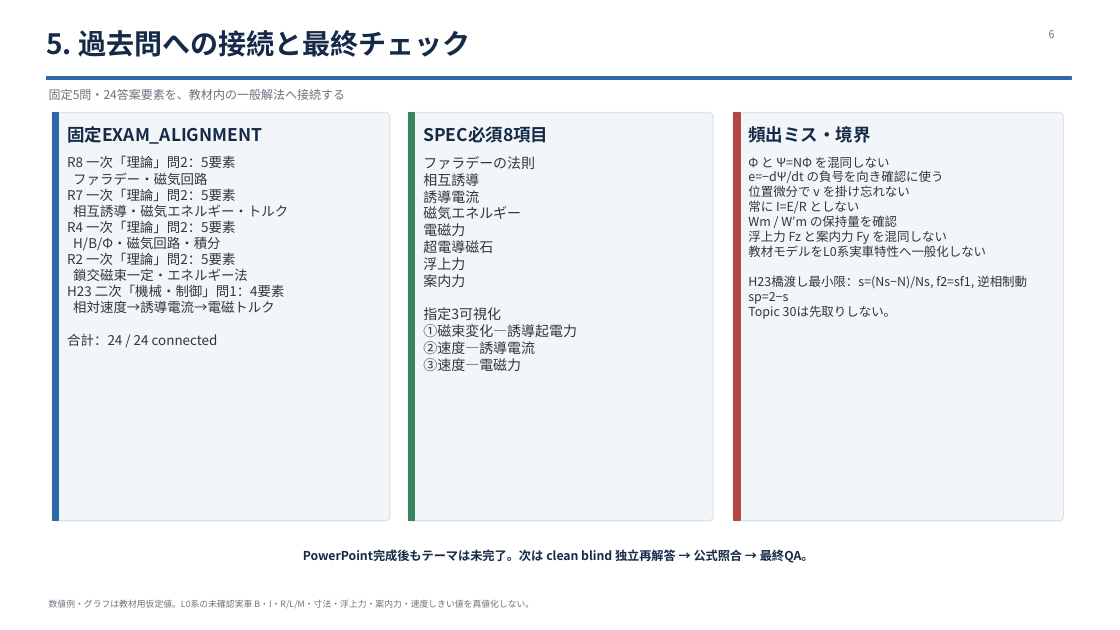
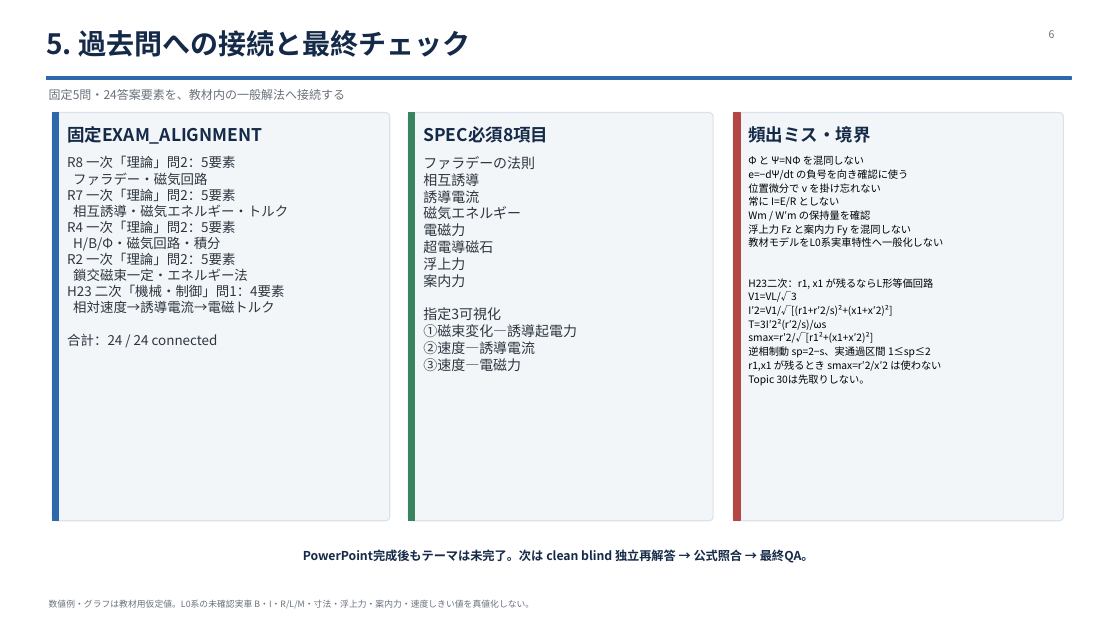
Before and after one commit to cureflash/homepage, a slide deck: slide 6 of denken-shinkansen/05_shinkansen_vehicle_2/topics/29_l0_superconducting_magnetic_levitation_force/29_l0_superconducting_magnetic_levitation_force_images.pptx. Drawn at 1120x630 pixels with LibreOffice and Linux fonts; fonts in the diff are those of the drawing. Boxes give left, top, right and bottom in pixels: in the first picture for what was removed or moved away, otherwise in the second. Text is boxed around its words. In the diff, an @@ line names an element or a change of style, - is before the commit and + after.

```diff
--- a/denken-shinkansen/05_shinkansen_vehicle_2/topics/29_l0_superconducting_magnetic_levitation_force/29_l0_superconducting_magnetic_levitation_force_images.pptx
+++ b/denken-shinkansen/05_shinkansen_vehicle_2/topics/29_l0_superconducting_magnetic_levitation_force/29_l0_superconducting_magnetic_levitation_force_images.pptx
@@ text at bbox=[748, 155, 943, 386]: size 10.7 to 8.8 pt, text colour #2D3640 to #000000 in "Φ と Ψ=NΦ を混同しない", "e=−dΨ/dt の負号を向き確認に使う", "位置微分で v を掛け忘れない", "常に I=E/R としない" and 4 more places; more space between paragraphs @@
@@ text at bbox=[748, 278, 941, 371]: text changed; size 10.7 to 8.8 pt; text colour #2D3640 to #000000 @@
-H23橋渡し最小限：s=(Ns−N)/Ns, f2=sf1, 逆相制動 sp=2−s
+H23二次：r1, x1 が残るならL形等価回路
+V1=VL/√3
+I′2=V1/√[(r1+r′2/s)²+(x1+x′2)²]
+T=3I′2²(r′2/s)/ωs
+smax=r′2/√[r1²+(x1+x′2)²]
+逆相制動 sp=2−s、実通過区間 1≤sp≤2
+r1,x1 が残るとき smax=r′2/x′2 は使わない
```
Also in this commit, not shown: 4 other slides changed, 1 other file.
